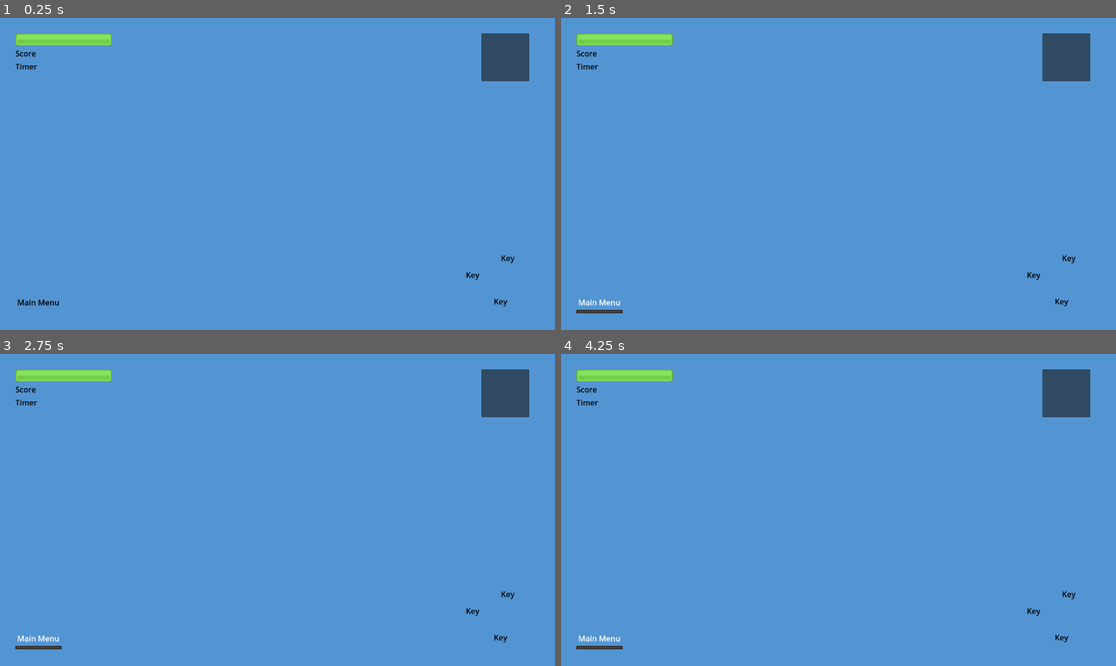
Above: before the commit, frames 1-4 (two rows, left to right).
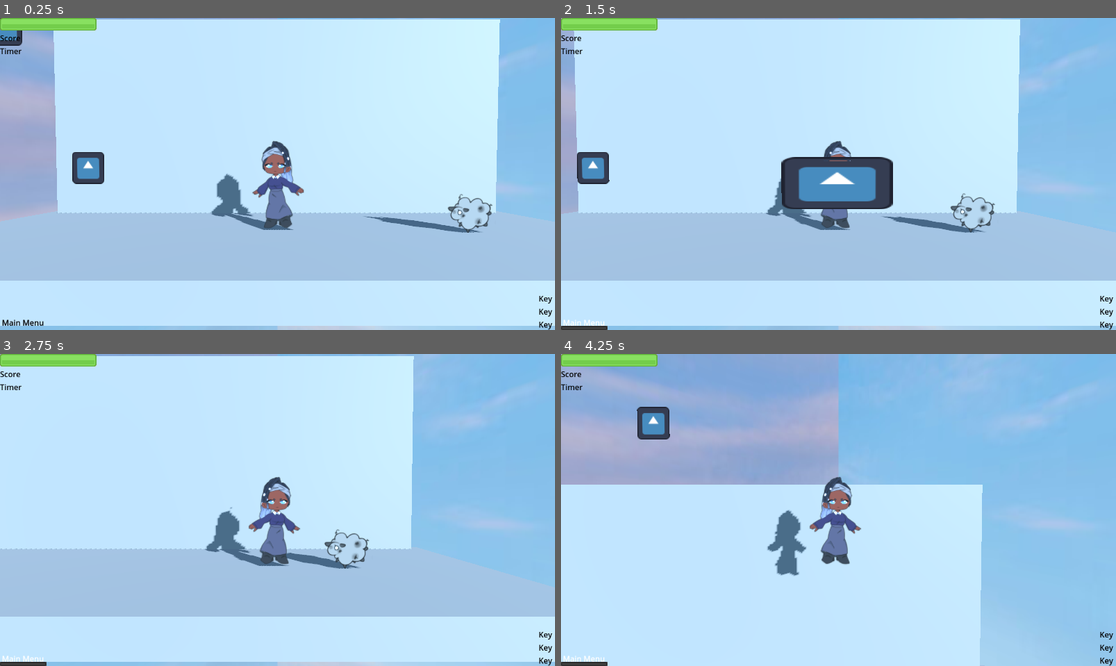
Above: after the commit, the same moments.

Repository: m-tsoi/Dust-Busters
Game: Godot game, scene res://scenes/levels/level.tscn
Same seed, same stepped clock (60 frames per second), same inputs: the game is played once before the commit and once after it. The engine's default icon, where the game draws it, is replaced by a stand-in: a white triangle on a blue panel in a dark square.
Inputs:
- Up to frame 1 (0.25 s): no input
- Up to frame 2 (1.5 s): click "Main Menu" at 0.5 s; tap Enter at 1.25 s; hold Right (move_right) from 1.28 s (still down); tap Z (basic_attack) at 1.35 s
- Up to frame 3 (2.75 s): tap Space (jump) at 1.52, 2.27 s; release Right (move_right) at 2.03 s; hold Down (ui_down) from 2.03 s (still down); tap Z (basic_attack) at 2.1 s
- Up to frame 4 (4.25 s): release Down (ui_down) at 2.78 s; hold Right (move_right) 2.78-3.53 s; tap Z (basic_attack) at 2.85, 3.6 s; hold Up (ui_up) from 3.53 s (still down); tap Space (jump) at 3.77 s

The runs differ from the first frame. In frame 1, 100% of the frame differs, in the area x 0-100%, y 0-100%; in frame 2, 98%; in frame 3, 100%; in frame 4, 100%.

Commit message:
Updated Anchors in Screen
hopefully i added the correct anchors and took away the panel

Diff:
--- a/scenes/user_interface/in_game_ui.tscn
+++ b/scenes/user_interface/in_game_ui.tscn
@@ -1,12 +1,9 @@
-[gd_scene load_steps=6 format=3 uid="uid://ckbuxsq418wvj"]
+[gd_scene load_steps=5 format=3 uid="uid://ckbuxsq418wvj"]
 
 [ext_resource type="Script" path="res://scenes/user_interface/HPBar2D.gd" id="1_hvy4h"]
 [ext_resource type="Texture2D" uid="uid://d4j7gmqote8ag" path="res://assets/user_interface/hp_bar/barHorizontal_red_placeholder.png" id="2_72s5t"]
 [ext_resource type="Texture2D" uid="uid://dcf6mpenn2jnv" path="res://assets/user_interface/hp_bar/barHorizontal_green_placeholder.png" id="3_r6rnf"]
 [ext_resource type="Texture2D" uid="uid://c4hwe8anisutg" path="res://assets/user_interface/hp_bar/barHorizontal_yellow_placeholder.png" id="4_j3ocu"]
-
-[sub_resource type="StyleBoxFlat" id="StyleBoxFlat_qmvix"]
-bg_color = Color(0.32549, 0.584314, 0.823529, 1)
 
 [node name="InGameUI" type="CanvasLayer"]
 
@@ -21,88 +18,78 @@
 grow_horizontal = 2
 grow_vertical = 2
 
-[node name="Panel" type="Panel" parent="Control"]
-layout_mode = 0
-offset_right = 1152.0
-offset_bottom = 648.0
-theme_override_styles/panel = SubResource("StyleBoxFlat_qmvix")
+[node name="MarginContainer" type="MarginContainer" parent="Control"]
+layout_mode = 1
+anchors_preset = 15
+anchor_right = 1.0
+anchor_bottom = 1.0
+grow_horizontal = 2
+grow_vertical = 2
 
-[node name="VBoxContainer" type="VBoxContainer" parent="Control"]
+[node name="VBoxContainer" type="VBoxContainer" parent="Control/MarginContainer"]
 layout_mode = 2
-offset_left = 32.0
-offset_top = 32.0
-offset_right = 232.0
-offset_bottom = 132.0
+size_flags_horizontal = 0
 
-[node name="HealthBar" type="TextureProgressBar" parent="Control/VBoxContainer"]
+[node name="HealthBar" type="TextureProgressBar" parent="Control/MarginContainer/VBoxContainer"]
 layout_mode = 2
 texture_under = ExtResource("2_72s5t")
 texture_over = ExtResource("3_r6rnf")
 texture_progress = ExtResource("4_j3ocu")
 metadata/_edit_use_anchors_ = true
 
-[node name="Score" type="Label" parent="Control/VBoxContainer"]
+[node name="Score" type="Label" parent="Control/MarginContainer/VBoxContainer"]
 layout_mode = 2
 size_flags_horizontal = 0
 theme_override_colors/font_color = Color(0, 0, 0, 1)
 text = "Score"
 
-[node name="Timer" type="Label" parent="Control/VBoxContainer"]
+[node name="Timer" type="Label" parent="Control/MarginContainer/VBoxContainer"]
 layout_mode = 2
 size_flags_horizontal = 0
 theme_override_colors/font_color = Color(0, 0, 0, 1)
 text = "Timer"
 
-[node name="MenuButton" type="MenuButton" parent="Control"]
+[node name="MenuButton" type="MenuButton" parent="Control/MarginContainer"]
 layout_mode = 2
-offset_left = 32.0
-offset_top = 575.0
-offset_right = 128.0
-offset_bottom = 606.0
 size_flags_horizontal = 0
+size_flags_vertical = 8
 theme_override_colors/font_color = Color(0, 0, 0, 1)
 text = "Main Menu"
 
-[node name="ItemList" type="ItemList" parent="Control"]
-offset_left = 999.0
-offset_top = 32.0
-offset_right = 1099.0
-offset_bottom = 132.0
+[node name="VBoxContainer2" type="VBoxContainer" parent="Control/MarginContainer"]
+layout_mode = 2
+size_flags_horizontal = 8
+size_flags_vertical = 0
 
-[node name="Key 1" type="Label" parent="Control"]
+[node name="ItemList" type="ItemList" parent="Control/MarginContainer/VBoxContainer2"]
 layout_mode = 2
-offset_left = 1040.0
-offset_top = 487.0
-offset_right = 1069.0
-offset_bottom = 513.0
+
+[node name="VBoxContainer3" type="VBoxContainer" parent="Control/MarginContainer"]
+layout_mode = 2
+size_flags_horizontal = 8
+size_flags_vertical = 8
+
+[node name="HBoxContainer" type="HBoxContainer" parent="Control/MarginContainer/VBoxContainer3"]
+layout_mode = 2
+
+[node name="Key 1" type="Label" parent="Control/MarginContainer/VBoxContainer3/HBoxContainer"]
+layout_mode = 2
 theme_override_colors/font_color = Color(0, 0, 0, 1)
 text = "Key
 "
 
-[node name="PowerUpBar" type="TextureProgressBar" parent="Control"]
+[node name="PowerUpBar" type="TextureProgressBar" parent="Control/MarginContainer/VBoxContainer3/HBoxContainer"]
 layout_mode = 2
-offset_left = 765.0
-offset_top = 515.0
-offset_right = 965.0
-offset_bottom = 555.0
 fill_mode = 1
 
-[node name="Key 2" type="Label" parent="Control"]
+[node name="Key 2" type="Label" parent="Control/MarginContainer/VBoxContainer3"]
 layout_mode = 2
-offset_left = 967.0
-offset_top = 522.0
-offset_right = 996.0
-offset_bottom = 548.0
 theme_override_colors/font_color = Color(0, 0, 0, 1)
 text = "Key
 "
 
-[node name="Key 3" type="Label" parent="Control"]
+[node name="Key 3" type="Label" parent="Control/MarginContainer/VBoxContainer3"]
 layout_mode = 2
-offset_left = 1025.0
-offset_top = 577.0
-offset_right = 1054.0
-offset_bottom = 603.0
 theme_override_colors/font_color = Color(0, 0, 0, 1)
 text = "Key
 "
